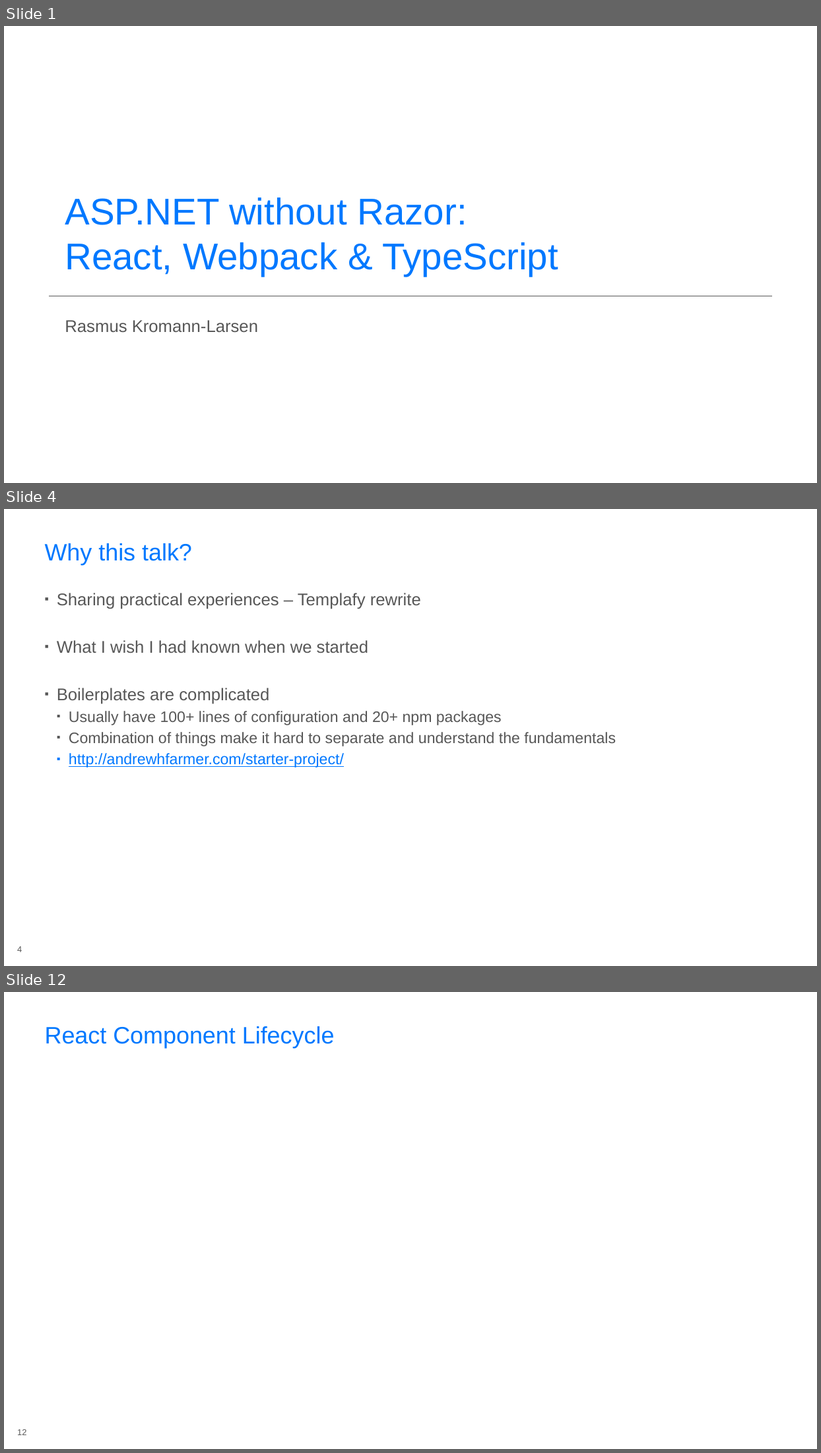
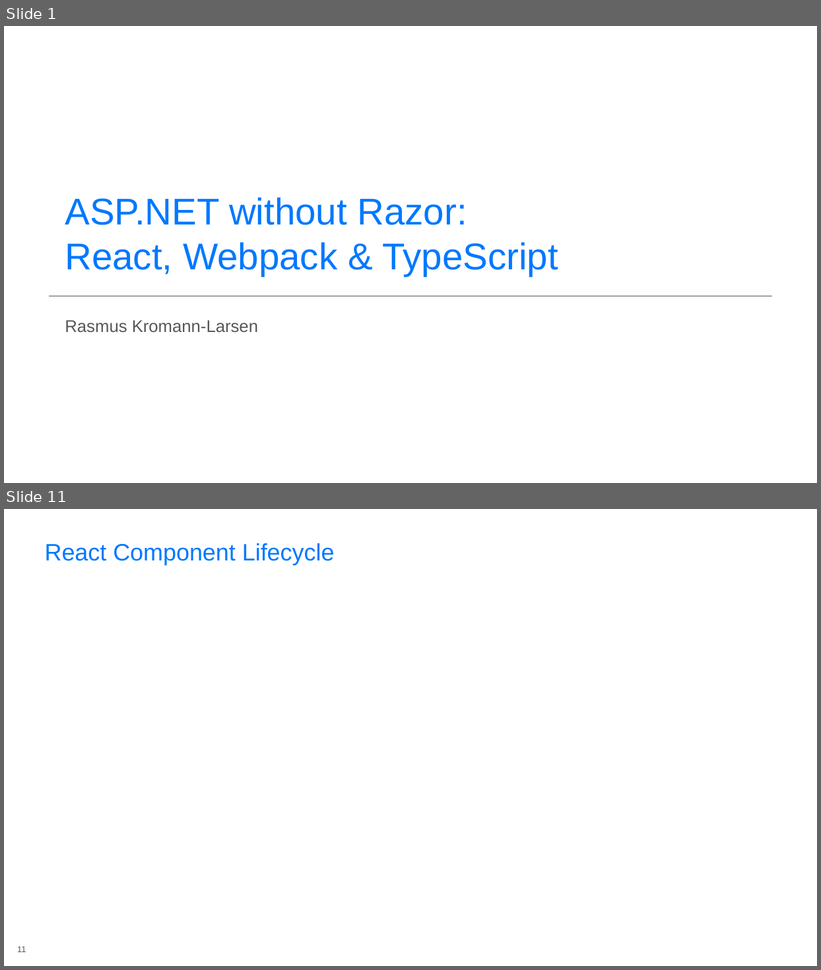
Before and after one commit to rasmuskl/react-webpack-typescript, a slide deck: _notes/Presentation.pptx. Shown one above the other, each under a label of ours: slides 1, 4 and 12 before the commit, slides 1 and 11 after it; the slides between them are not shown. The pictures are 821x1453 and 821x970 pixels, drawn with LibreOffice and Linux fonts; fonts in the diff are those of the drawing; background and template pictures are left out. Boxes give left, top, right and bottom in pixels: in the first picture for what was removed or moved away, otherwise in the second. Text is boxed around its words. In the diff, an @@ line names an element or a change of style, - is before the commit and + after.

```diff
--- a/_notes/Presentation.pptx
+++ b/_notes/Presentation.pptx
@@ slide 4 removed at (x1=4, y1=509, x2=817, y2=966), background #FFFFFF @@
@@ title removed at (x1=45, y1=543, x2=192, y2=565) @@
-Why this talk?
@@ text removed at (x1=57, y1=593, x2=616, y2=768) @@
-▪ Sharing practical experiences – Templafy rewrite
-▪ What I wish I had known when we started
-▪ Boilerplates are complicated
-  ▪ Usually have 100+ lines of configuration and 20+ npm packages
-  ▪ Combination of things make it hard to separate and understand the fundamentals
-  ▪ http://andrewhfarmer.com/starter-project/
@@ page number removed at (x1=17, y1=947, x2=22, y2=953) @@
-4
@@ what was slide 12 is now slide 11 @@
@@ page number at (x1=17, y1=947, x2=26, y2=953): text changed @@
-12
+11
```
Also in this commit, not shown: 6 slides changed, 4 slides added, 4 other slides removed, 10 other files.
